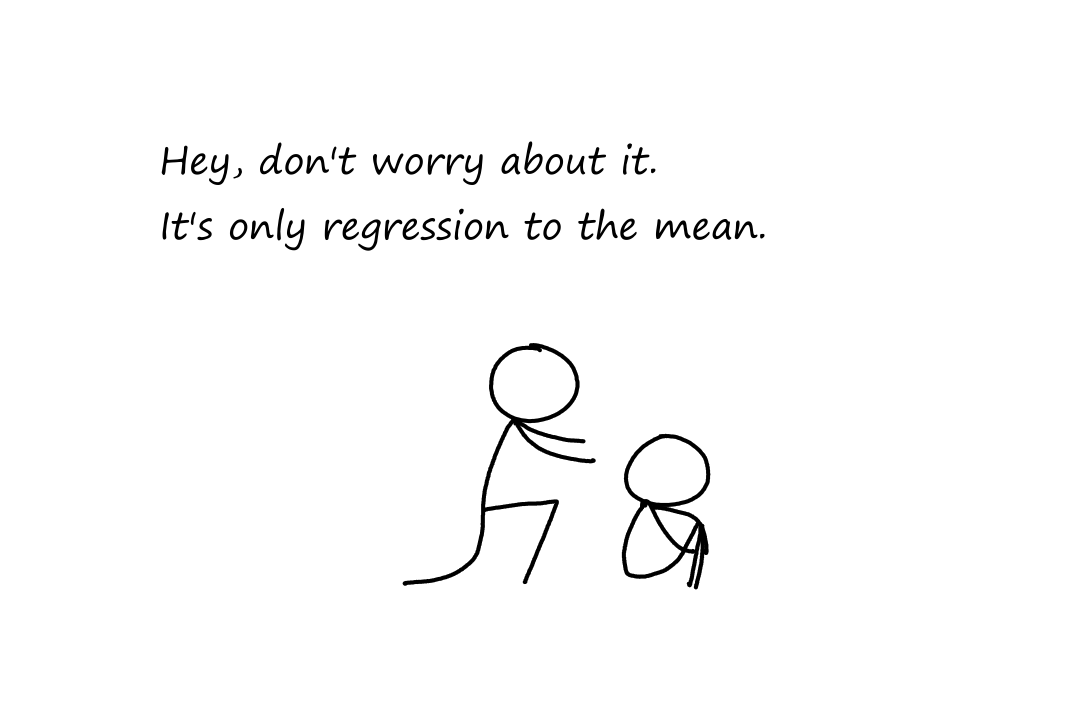
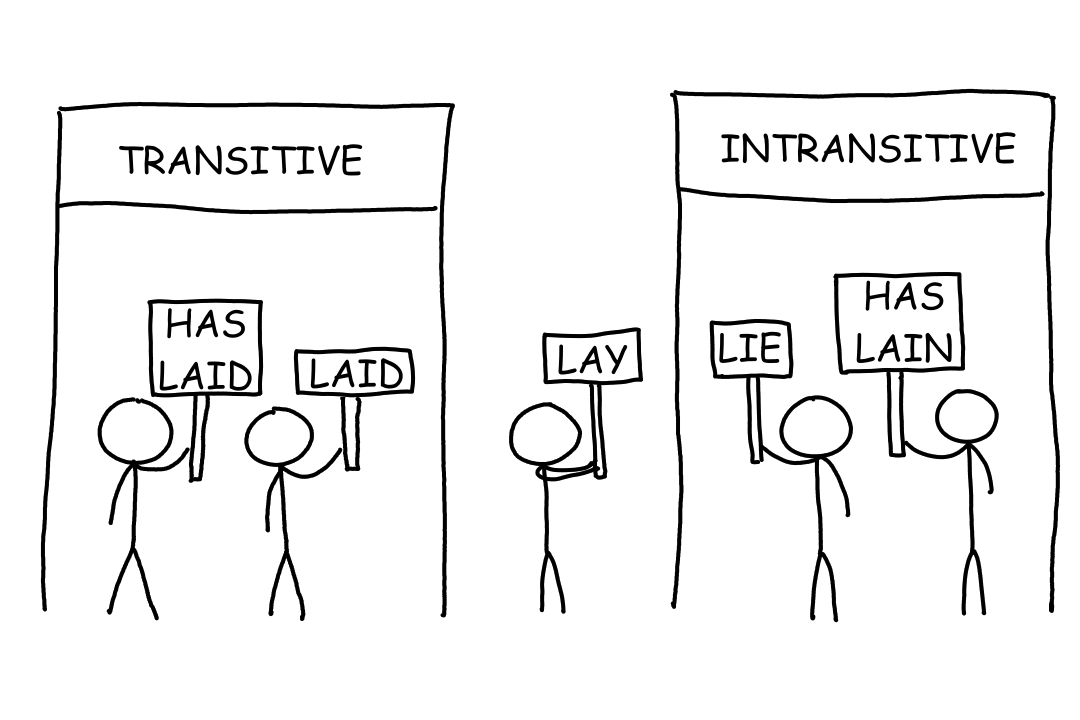
The second w=1080, h=720 image is a revision of the first. Changes to its layers:
added layer "Right Sign" above "Person 5" over [643, 88, 1061, 623]
added layer "Person 5" above "Person 4" over [797, 226, 1053, 623]
added layer "Person 4" above "Person 3" over [684, 290, 876, 623]
added layer "Person 3" above "Left Sign" over [502, 278, 694, 614]
added layer "Left Sign" above "Person 2" over [40, 101, 512, 621]
painted on "Person 2" over [205, 226, 746, 621]
painted on "Person 1" over [40, 162, 610, 621]
